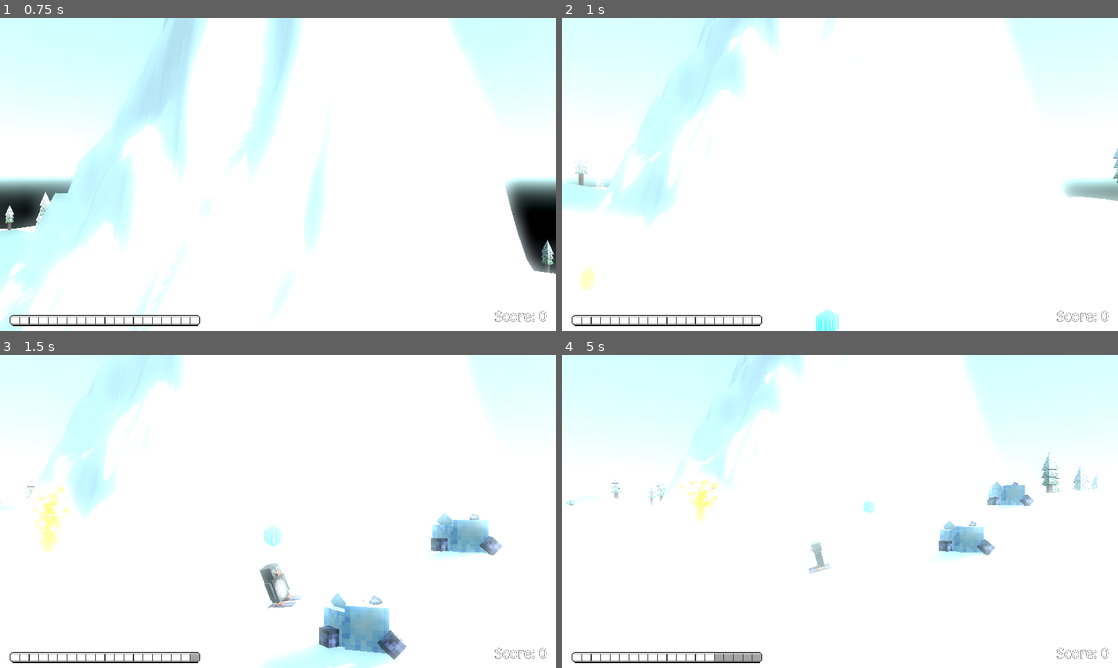
Above: before the commit, frames 1-4 (two rows, left to right).
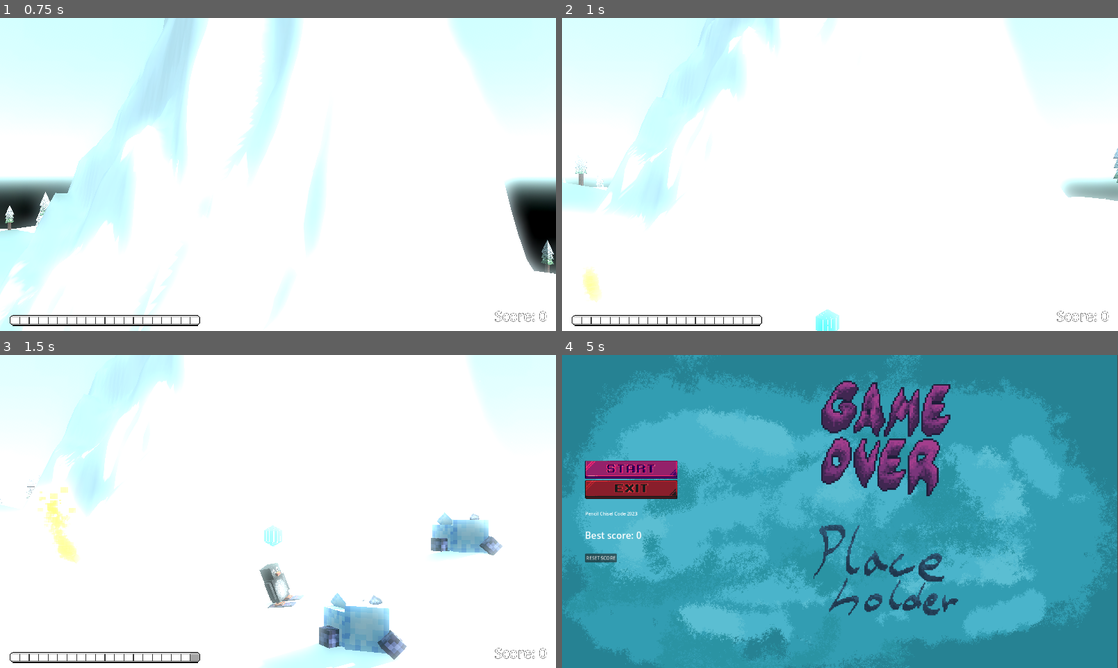
Above: after the commit, the same moments.

Repository: CodingBigTime/pencil-chisel-code-2023
Game: Godot game, scene res://scenes/ui/main_menu.tscn
Two runs of this game, one before a commit and one after it. Both use one fixed random seed, a clock stepped at 60 frames per second and the inputs below.
Inputs (mouse positions are in pixels of both pictures, inside the frame that each line leads up to):
- Up to frame 1 (0.75 s): click (66, 133) at 0.5 s
- Up to frame 2 (1 s): no input
- Up to frame 3 (1.5 s): hold D (right) from 1.28 s (still down); tap Space (boost) at 1.35 s
- Up to frame 4 (5 s): release D (right) at 2.03 s; hold A (left) 2.03-2.78 s; tap Space (boost) every 0.75 s from 2.1 to 4.35 s; hold D (right) 2.78-4.28 s; hold A (left) from 4.28 s (still down)

Frame 1 is identical in both runs. In frame 2, 0.2% of the frame differs, in the area x 2-7%, y 79-91%; in frame 3, 0.7%; in frame 4, 100%, in the area x 0-100%, y 0-100%.

Commit message:
Clean up enemy

Diff:
--- a/actors/enemy.gd
+++ b/actors/enemy.gd
@@ -1,44 +1,40 @@
+class_name Enemy
 extends CharacterBody3D
 
 const SPEED = 5.0
-const TIME_PER_ACTION = 8000
-const DISTANCE = 5  #This is distance squared
+const TIME_PER_ACTION = 4.0
+const DISTANCE = 1000  #This is distance squared
 
 # Get the gravity from the project settings to be synced with RigidBody nodes.
 var gravity = ProjectSettings.get_setting("physics/3d/default_gravity")
 
-var player_position_global: Vector3
+var player_position: Vector3
+var direction: Vector3
 
-var time_since_last_action_pick = 0
+var time_since_last_action_pick: float = 0.0
 var random_direction = Vector3.ZERO
 
 
-func update_player_position(position: Vector3):
-	player_position_global = position
+func update_player_position(pos: Vector3):
+	player_position = pos
 
 
-func _ready():
-	add_to_group("enemies")
-
-
-func _physics_process(delta):
+func _physics_process(delta: float) -> void:
 	# Add the gravity.
 	if not is_on_floor():
 		velocity.y -= gravity * delta
 
-	var distance = global_position.distance_squared_to(player_position_global)
+	var distance = position.distance_squared_to(player_position)
 
 	if distance < DISTANCE:
-		var direction = global_position.direction_to(player_position_global)
-		velocity.x = direction.x * SPEED
-		velocity.z = direction.z * SPEED
+		direction = position.direction_to(player_position)
 	else:
-		delta += time_since_last_action_pick
+		time_since_last_action_pick += delta
 		if time_since_last_action_pick > TIME_PER_ACTION:
-			random_direction.x = randf()
-			random_direction.y = randf()
-			time_since_last_action_pick = 0
-		velocity.x = random_direction.x * SPEED
-		velocity.z = random_direction.y * SPEED
+			time_since_last_action_pick -= TIME_PER_ACTION
+			direction.x = randf()
+			direction.z = randf()
+	velocity.x = direction.x * SPEED
+	velocity.z = direction.z * SPEED
 
 	move_and_slide()
--- a/actors/enemy.tscn
+++ b/actors/enemy.tscn
@@ -50,6 +50,8 @@
 [node name="Enemy" type="CharacterBody3D" groups=["enemy"]]
 process_priority = 1
 floor_constant_speed = true
+floor_max_angle = 1.0472
+floor_snap_length = 5.0
 script = ExtResource("1_cqyxv")
 
 [node name="CollisionShape3D" type="CollisionShape3D" parent="."]
--- a/actors/player.gd
+++ b/actors/player.gd
@@ -73,7 +73,7 @@
 
 
 func _physics_process(delta: float):
-	get_tree().call_group("enemies", "update_player_position", global_position)
+	get_tree().call_group("enemy", "update_player_position", global_position)
 
 	if position.y < -70 or Input.is_action_just_pressed("suicide"):
 		die.emit()
Not shown: 1 places in actors/enemy.tscn that only renumber resources
